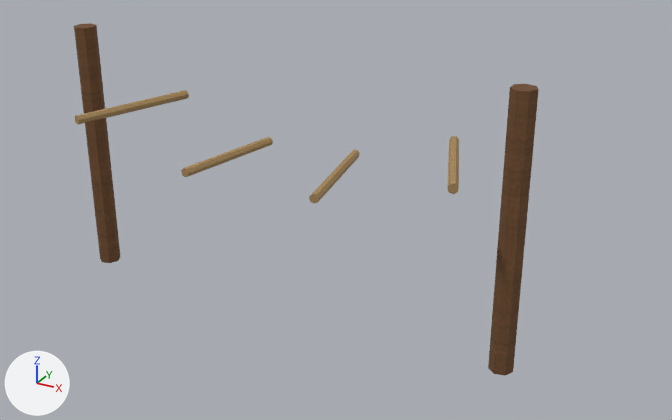
The OBJ model Assets/ProjectOEN/ProductionArt/Meshes/environment_set_dressing/en-024_camp_boundary_rope_set__slack.obj as it was, and as the next commit left it.
Before and after are seen from a camera (50 mm lens) standing at (1.35, -2.13, 1.43) and looking at (0.15, 0.06, 0.34). Arrows for +X, +Y and +Z are at lower left; the lights stay in place. The first picture is the older version. Where no turn or scale is listed for an object, it has been applied to the vertices. Vertices at exactly the same position are counted once.

Names of what the first picture shows: 'en-024_camp_boundary_rope_set__slack'.
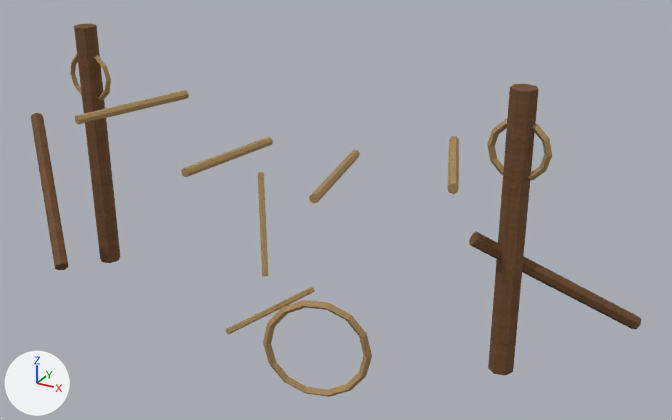
Pixel boxes (x1, y1, x2, y2) of what changed, in the pictures (672 x 420 px):
'en-024_camp_boundary_rope_set__slack', reshaped (31% wider): before (74, 23, 539, 376); after (31, 23, 641, 397)
part 1 of me_en_024_camp_boundary_rope_set__slack, added: after (469, 232, 641, 329)
part 2 of me_en_024_camp_boundary_rope_set__slack, added (brown): after (263, 300, 372, 397)
part 3 of me_en_024_camp_boundary_rope_set__slack, added (brown): after (70, 54, 111, 101)
part 4 of me_en_024_camp_boundary_rope_set__slack, added (brown): after (487, 119, 552, 180)
part 5 of me_en_024_camp_boundary_rope_set__slack, added (brown): after (31, 113, 69, 270)
part 6 of me_en_024_camp_boundary_rope_set__slack, added: after (226, 172, 315, 335)

The change, as a list of edits to the scene's bpy script:
```text
Change me_en_024_camp_boundary_rope_set__slack:
    used by ob_en_024_camp_boundary_rope_set__slack; location = (0.0, 0.0, 0.0)
    remove me_en_024_camp_boundary_rope_set__slack.from_pydata(...)  # 96 vertices, 168 faces; spans x -0.732..0.735, y -0.19..0.19, z 0.0..0.8
    add me_en_024_camp_boundary_rope_set__slack.from_pydata(...)  # 304 vertices, 568 faces; spans x -1.04..1.018, y -0.303..0.233, z -0.123..0.8
    me_en_024_camp_boundary_rope_set__slack part 1: the loose piece of 16 vertices spanning x 0.442..0.607, y -0.17..0.19, z 0.552..0.587 is copied, and the copy is multiplied about its middle by the matrix ((-0.871, 0.738, -0.91), (0.911, 1.14, 0.052), (0.737, -0.537, -1.141)), then moved by (0.286, 0.07, -0.309), in mat_wood (picture img_wood_albedo_png); it spans x 0.602..1.018, y -0.073..0.233, z 0.102..0.417
    me_en_024_camp_boundary_rope_set__slack part 2: a new loose piece of 56 vertices spanning x 0.079..0.381, y -0.252..-0.148, z -0.123..0.183, in mat_rope (picture img_rope_albedo_png)
    me_en_024_camp_boundary_rope_set__slack part 3: a new loose piece of 48 vertices spanning x -0.784..-0.616, y -0.01..0.01, z 0.556..0.724, in mat_rope (picture img_rope_albedo_png)
    me_en_024_camp_boundary_rope_set__slack part 4: a new loose piece of 48 vertices spanning x 0.616..0.784, y -0.01..0.01, z 0.556..0.724, in mat_rope (picture img_rope_albedo_png)
    me_en_024_camp_boundary_rope_set__slack part 5: a new loose piece of 16 vertices spanning x -1.04..-0.619, y -0.297..0.077, z 0.094..0.457, in mat_wood (picture img_wood_albedo_png)
    me_en_024_camp_boundary_rope_set__slack part 6
    24 vertices are added at x -0.082..0.14, y -0.303..0.013, z 0.063..0.436
    40 new faces join them, mat_rope (picture img_rope_albedo_png)
```
